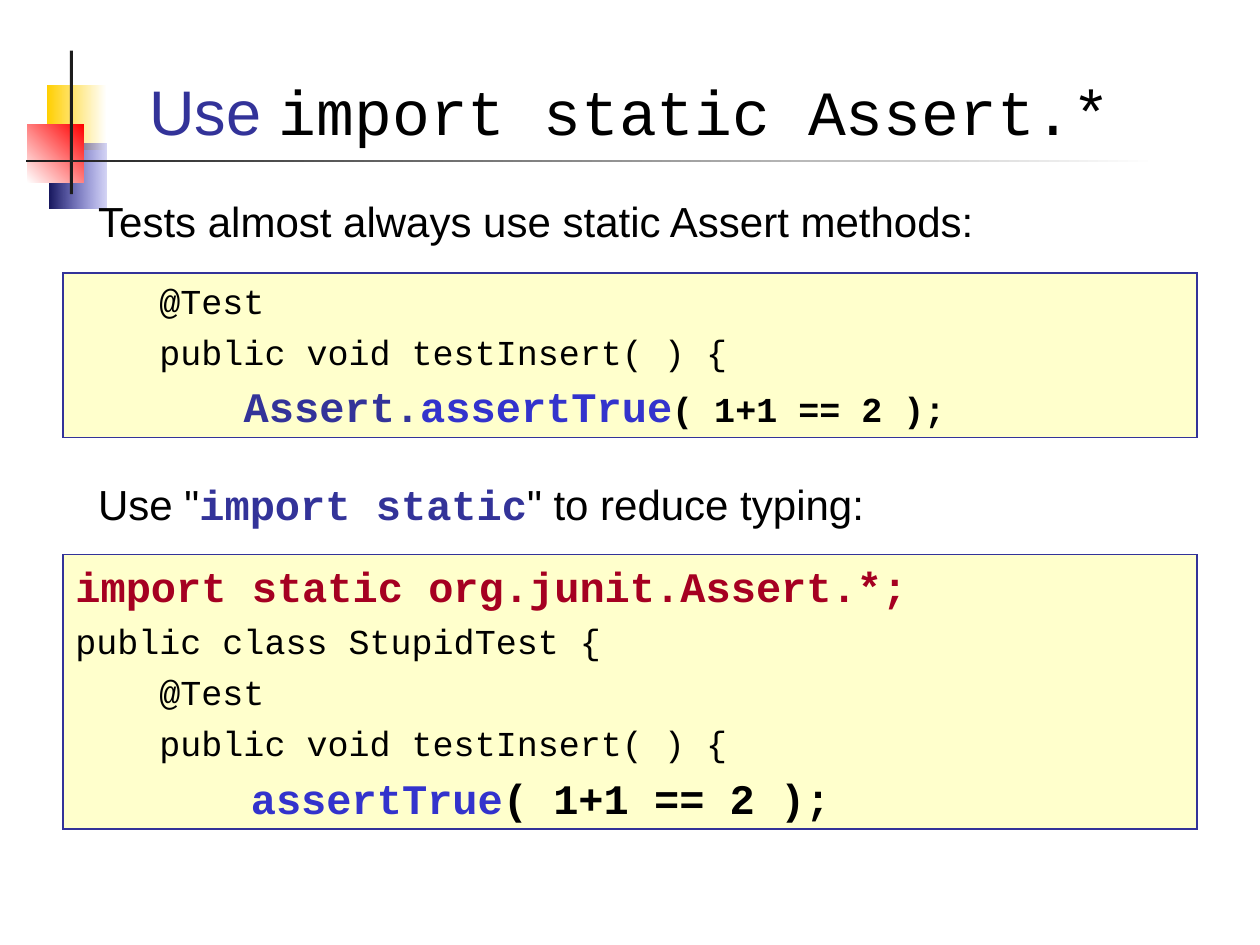
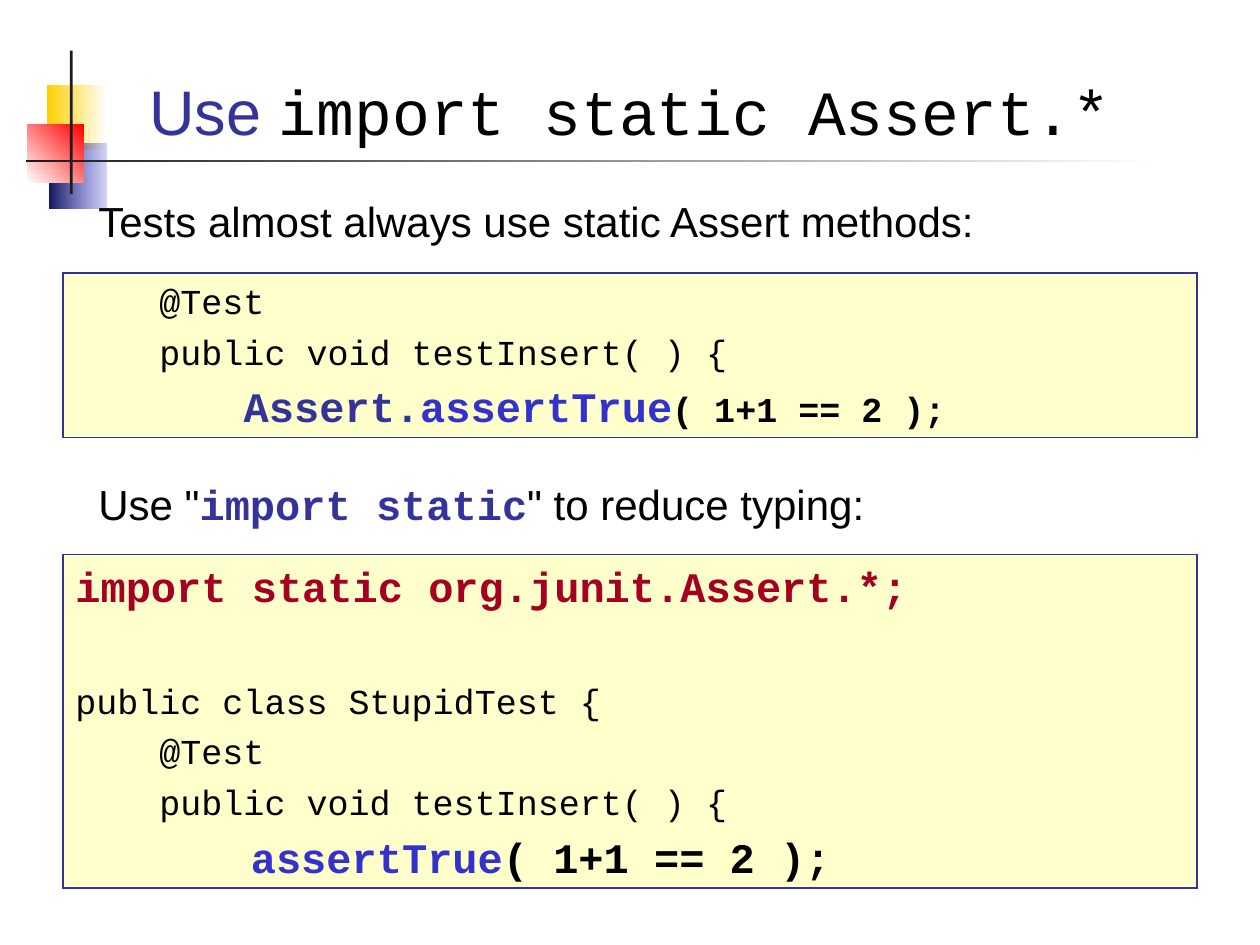
Before and after one commit to skeoop/skeoop.github.io, a slide deck: slide 18 of week10/UnitTesting.ppt. Drawn at 1260x945 pixels with LibreOffice and Linux fonts; fonts in the diff are those of the drawing. Boxes give left, top, right and bottom in pixels: in the first picture for what was removed or moved away, otherwise in the second. Text is boxed around its words. In the diff, an @@ line names an element or a change of style, - is before the commit and + after.

```diff
--- a/week10/UnitTesting.ppt
+++ b/week10/UnitTesting.ppt
@@ rectangle "import static org.junit.Assert.*;": place and size @@
-rectangle "import static org.junit.Assert.*;" at (63,554,1197,829)
+rectangle "import static org.junit.Assert.*;" at (63,554,1197,888)
```
Also in this commit, not shown: 36 other slides changed, 2 other files.
